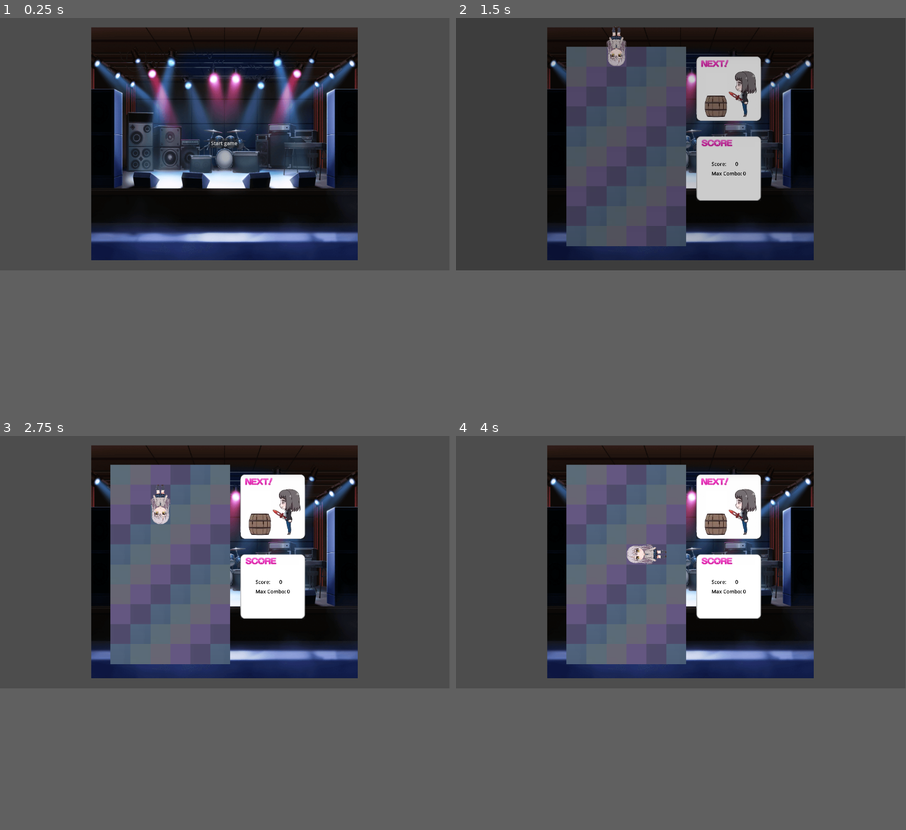
Above: before the commit, frames 1-4 (two rows, left to right).
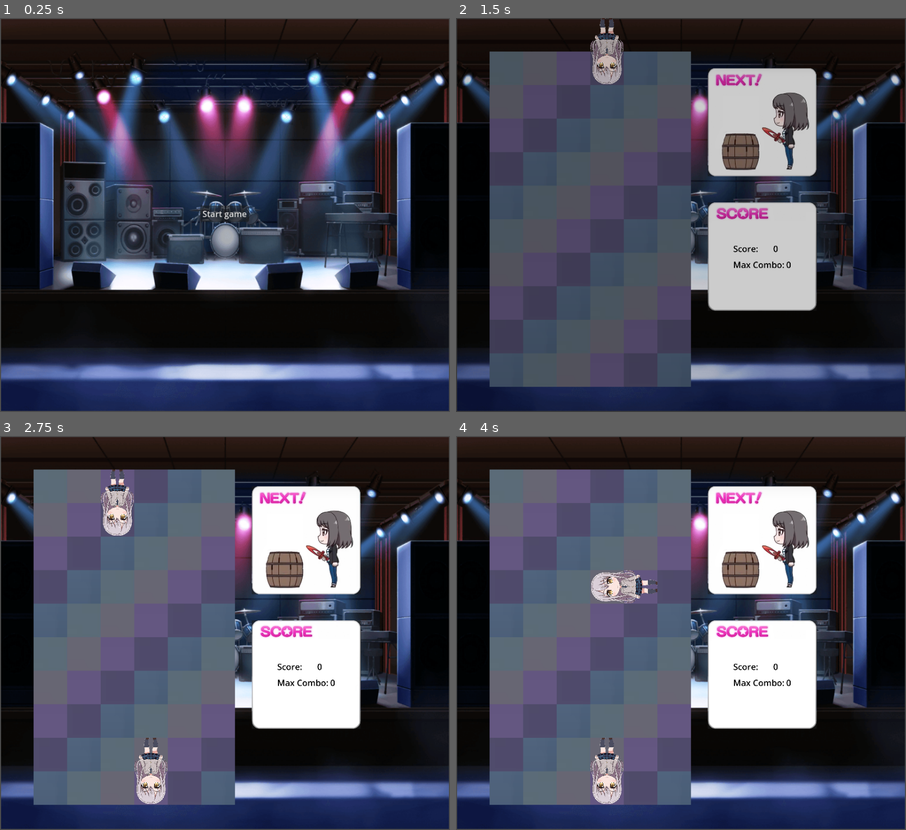
Above: after the commit, the same moments.

Repository: ZERO-94/garupa
Game: Godot game, scene res://MainScreen.tscn
The game is run twice, just before and just after one commit, with the same random seed, the same clock (stepped at 60 frames per second) and the same inputs.
Inputs:
- Up to frame 1 (0.25 s): no input
- Up to frame 2 (1.5 s): click "Start game" at 0.5 s; hold Right (ui_right) from 1.28 s (still down)
- Up to frame 3 (2.75 s): release Right (ui_right) at 2.03 s; hold Down (ui_down) from 2.03 s (still down)
- Up to frame 4 (4 s): release Down (ui_down) at 2.78 s; hold Right (ui_right) 2.78-3.53 s; hold Up (ui_up) from 3.53 s (still down)
In our replay, the window is 799x449 before the commit and 800x701 after it. These sizes can differ from the game's own. Grey fills any space a smaller window leaves; there, only what the larger window draws over its background counts as a difference.

The runs differ from the first frame. In frame 1, 72% of the frame differs, in the area x 0-100%, y 0-100%; in frame 2, 78%; in frame 3, 82%; in frame 4, 82%.

Commit message:
refactor structure and movement system

Diff:
--- a/Playground.gd
+++ b/Playground.gd
@@ -2,51 +2,64 @@
 
 const CharacterBlock = preload("res://src/characters/common/CharacterBlock.gd");
 const BlockNode = preload("res://src/characters/common/BlockNode.gd");
+const DEFAULT_SPEED = 1.0;
 
 var playground_in_matrix: Array[Array];
 var current_block: CharacterBlock = null;
-var speed = 1.0;
+var speed = DEFAULT_SPEED;
 var steps = 0;
 var steps_req = 50;
 var is_in_combo = false;
+var score = 0;
+var max_combo = 0;
+var combo = 0;
+
+var spawned_chars: Array[String] = [];
 
 func new_game():
-	speed = 1.0;
+	speed = DEFAULT_SPEED;
 	steps = 0;
+	is_in_combo = false;
+	current_block = null;
+
+func _physics_process(delta):
 	calculate_matrix();
+	if is_in_combo:
+		var is_changed = recalculate_blocks_position();
+		if is_changed:
+			calculate_matrix();
+		clear_blocks();
+
+	#No element to interact so do nothing until got new block from spawner
+	if !is_in_combo and current_block == null:
+		return;
+
+	if current_block:
+		handle_input();
+		steps += speed;
+		if steps > steps_req:
+			var matrix_before_move = playground_in_matrix;
+			var is_out_of_bottom = false;
+			for node in current_block.get_block_nodes():
+				if node.get_matrix_position().y + 1 == GlobalConfig.COL:
+					is_out_of_bottom = true;
+					break;
+			var collided = null;
+			#replace with physic boundary later
+			if !is_out_of_bottom:
+				collided = current_block.move_down();
+			if is_out_of_bottom or collided:
+				current_block = null;
+				is_in_combo = true;
+			calculate_matrix();
+			steps = 0;
 
 func set_current_block(block: CharacterBlock):
 	current_block = block;
+	steps = 0;
+	speed = DEFAULT_SPEED;
+	spawned_chars.append(block.get_band() + "/" + block.name);
 	add_child(current_block);
-
-func is_current_block_landed():
-	var blocks = get_children();
-	for block in blocks:
-		if block.name != current_block.name:
-			for b in block.get_block_nodes():
-				if current_block.is_landed_on_node(b.global_position):
-					return true;
-
-	if current_block.is_landed_on_node(Vector2(current_block.position.x, GlobalConfig.BOTTM_BOUNDARY + GlobalConfig.BLOCK_SIZE / 2)):
-		return true;
-
-	return false;
-
-func is_collided_other_blocks(block: CharacterBlock):
-	var nodes = block.get_block_nodes();
-	#check if collide
-	for node in nodes:
-		var node_matrix_position = node.get_matrix_position();
-		if node_matrix_position.x < 0 or node_matrix_position.x > GlobalConfig.ROW - 1 or node_matrix_position.y < 0 or node_matrix_position.y > GlobalConfig.COL - 1:
-			return true;
-		for i in range(GlobalConfig.ROW):
-			for j in range(GlobalConfig.COL):
-				if playground_in_matrix[i][j] != null:
-					if playground_in_matrix[i][j].name == block.name:
-						continue;
-					if node_matrix_position.x == i and node_matrix_position.y == j:
-						return true;
-	return false;
 
 func calculate_matrix() -> Array[Array]:
 	var blocks_pg = get_children() as Array[CharacterBlock];
@@ -65,23 +78,22 @@
 	playground_in_matrix = map;
 	return map;
 
-func recalculate_blocks_position():
+func recalculate_blocks_position() -> bool:
 	var calculated_chars = [];
-	for j in range(7, -1, -1):
-		for i in range(5, -1, -1):
-			if playground_in_matrix[i][j] == null:
-				continue;
-			if(calculated_chars.find(playground_in_matrix[i][j].name) != -1):
+	var is_changed = false;
+	for j in range(GlobalConfig.COL - 1, -1, -1):
+		for i in range(GlobalConfig.ROW - 1, -1, -1):
+			if playground_in_matrix[i][j] == null or calculated_chars.find(playground_in_matrix[i][j].name) != -1:
 				continue;
 			calculated_chars.append(playground_in_matrix[i][j].name);
 			var block = get_node(NodePath(playground_in_matrix[i][j].name)) as CharacterBlock;
-			var bottom_blocks = block.get_bottom_nodes();
+			var nodes = block.get_block_nodes();
 			var max_drop_gaps = [];
-			for b in bottom_blocks:
+			for b in nodes:
 				var node_matrix_position = b.get_matrix_position();
 				var max_drop_gap = GlobalConfig.COL - 1 - node_matrix_position.y;
 				for k in range(node_matrix_position.y + 1, GlobalConfig.COL):
-					if playground_in_matrix[node_matrix_position.x][k] != null:
+					if playground_in_matrix[node_matrix_position.x][k] != null and playground_in_matrix[node_matrix_position.x][k].name != block.name:
 						max_drop_gap = (k - 1) - node_matrix_position.y;
 						break;
 				max_drop_gaps.append(max_drop_gap);
@@ -89,6 +101,49 @@
 			var final_max_drop_gap = max_drop_gaps.min();
 
 			if final_max_drop_gap > 0:
+				#since the movement is by frame so need to update this manually for recalculate
+				for b in nodes:
+					var node_matrix_position = b.get_matrix_position();
+					playground_in_matrix[node_matrix_position.x][node_matrix_position.y] = null;
+					playground_in_matrix[node_matrix_position.x][node_matrix_position.y + final_max_drop_gap] = {"name": block.name, "band": block.get_band()};
 				block.global_position.y += final_max_drop_gap * GlobalConfig.BLOCK_SIZE;
-				calculate_matrix();
-	calculate_matrix();
+				is_changed = true;
+	return is_changed;
+
+func handle_input():
+	if Input.is_action_just_pressed("ui_right"):
+		current_block.move_right();
+	if Input.is_action_just_pressed("ui_left"):
+		current_block.move_left();
+	if Input.is_action_just_pressed("ui_up"):
+		current_block.rotate_char();
+	if Input.is_action_pressed("ui_down"):
+		speed = 15.0;
+	if Input.is_action_just_released("ui_down"):
+		speed = DEFAULT_SPEED;
+
+func clear_blocks():
+	var matrix = CommonUtils.set_matrix_for_visting(playground_in_matrix);
+	var checked_bands = {};
+	var cleared_blocks = [];
+	for i in range(GlobalConfig.ROW):
+		for j in range(GlobalConfig.COL):
+			if(matrix[i][j] != null and matrix[i][j].visited == false and checked_bands.find_key(matrix[i][j].band) == null):
+				checked_bands[matrix[i][j].band] = CommonUtils.traverse_matrix(matrix, i, j, matrix[i][j].band);
+	var number_of_cleared_bands = 0;
+	for current_band in checked_bands:
+		if(checked_bands[current_band] == 10): #There are 5 members in a band
+			number_of_cleared_bands += 1;
+			var tmp = get_tree().get_nodes_in_group("band:" + current_band);
+			for block in tmp:
+				cleared_blocks.append(block);
+				var current_block_file_name = current_band + "/" + block.name;
+				spawned_chars.erase(current_block_file_name);
+				block.queue_free();
+	self.is_in_combo = cleared_blocks.size() > 0;
+	if cleared_blocks.size() > 0:
+		max_combo = max(max_combo, combo);
+		combo += number_of_cleared_bands;
+		score += number_of_cleared_bands * 500 + (number_of_cleared_bands - 1) * 100;
+	else:
+		combo = 0;
--- a/Spawner.gd
+++ b/Spawner.gd
@@ -28,8 +28,7 @@
 	"pasupare/Maya",
 	"pasupare/Eve",
 ]
-var available_characters = CHARACTERS;
-var spawned_characters = [];
+var available_characters = CHARACTERS.duplicate();
 
 var size = 64;
 
@@ -44,7 +43,6 @@
 
 func create_block() -> CharacterBlock:
 	var character = available_characters[randi() % available_characters.size()];
-	spawned_characters.append(character);
 	available_characters.erase(character);
 	var new_block: CharacterBlock = load("res://blocks/characters/" + character + ".tscn").instantiate() as CharacterBlock;
 	#make the block upside down
--- a/blocks/common/BlockNode.tscn
+++ b/blocks/common/BlockNode.tscn
@@ -1,14 +1,6 @@
-[gd_scene load_steps=3 format=3 uid="uid://iymrq4uxq8vk"]
+[gd_scene load_steps=2 format=3 uid="uid://iymrq4uxq8vk"]
 
 [ext_resource type="Script" path="res://src/characters/common/BlockNode.gd" id="1_4b4re"]
 
-[sub_resource type="RectangleShape2D" id="RectangleShape2D_rgt37"]
-size = Vector2(64, 64)
-
 [node name="BlockNode" type="Node2D"]
 script = ExtResource("1_4b4re")
-
-[node name="CharacterBody2D" type="CharacterBody2D" parent="." groups=["block"]]
-
-[node name="CollisionShape2D" type="CollisionShape2D" parent="CharacterBody2D"]
-shape = SubResource("RectangleShape2D_rgt37")
--- a/blocks/common/CharacterBlock.tscn
+++ b/blocks/common/CharacterBlock.tscn
@@ -1,11 +1,18 @@
-[gd_scene load_steps=4 format=3 uid="uid://cmkeu3guqfma6"]
+[gd_scene load_steps=5 format=3 uid="uid://cmkeu3guqfma6"]
 
 [ext_resource type="Script" path="res://src/characters/common/CharacterBlock.gd" id="1_qftxr"]
 [ext_resource type="Texture2D" uid="uid://yc8trhj7kxbe" path="res://assets/hikawa-sayo.png" id="2_5nesf"]
 [ext_resource type="PackedScene" uid="uid://iymrq4uxq8vk" path="res://blocks/common/BlockNode.tscn" id="2_t2n61"]
 
-[node name="CharacterBlock" type="Node2D"]
+[sub_resource type="RectangleShape2D" id="RectangleShape2D_t158a"]
+size = Vector2(63.9, 127.9)
+
+[node name="CharacterBlock" type="CharacterBody2D"]
 script = ExtResource("1_qftxr")
+
+[node name="CollisionShape2D" type="CollisionShape2D" parent="."]
+position = Vector2(0, 32)
+shape = SubResource("RectangleShape2D_t158a")
 
 [node name="BlockNode" parent="." instance=ExtResource("2_t2n61")]
 
--- a/project.godot
+++ b/project.godot
@@ -19,6 +19,13 @@
 
 GlobalConfig="*res://nodes/GlobalConfig.gd"
 ScreenTransition="*res://screens/ScreenTransition.tscn"
+CommonUtils="*res://src/utils/CommonUtils.gd"
+
+[display]
+
+window/size/viewport_width=858
+window/size/viewport_height=752
+window/stretch/mode="viewport"
 
 [global_group]
 
--- a/screens/GameScreen.tscn
+++ b/screens/GameScreen.tscn
@@ -259,33 +259,35 @@
 [node name="GameScreen" type="Node2D"]
 script = ExtResource("1_6uyb2")
 
-[node name="Sprite2D" type="Sprite2D" parent="."]
+[node name="BackgroundContainer" type="Node2D" parent="."]
+
+[node name="MainBackground" type="Sprite2D" parent="BackgroundContainer"]
 position = Vector2(428.996, 376.037)
 scale = Vector2(0.833992, 0.730362)
 texture = ExtResource("2_n5mt2")
 
-[node name="TileMap2" type="TileMapLayer" parent="."]
+[node name="PlaygroundMap" type="TileMapLayer" parent="BackgroundContainer"]
 use_parent_material = true
 position = Vector2(64, 64)
 tile_map_data = PackedByteArray("AAAAAAAAAAABAAEAAAABAAAAAAADAAAAAAABAAEAAAAGAAAAAAAAAAEAAAADAAAAAAACAAAAAAAGAAAAAAADAA …(880 unchanged characters)…
 tile_set = SubResource("TileSet_e343f")
 
+[node name="Playground" type="Node2D" parent="."]
+script = ExtResource("5_cxfy4")
+
 [node name="Spawner" type="Node2D" parent="."]
 position = Vector2(192, 64)
 script = ExtResource("4_443pw")
 
-[node name="Playground" type="Node2D" parent="."]
-script = ExtResource("5_cxfy4")
-
-[node name="PanelContainer" type="PanelContainer" parent="."]
-offset_left = 480.0
-offset_top = 96.0
-offset_right = 1172.0
-offset_bottom = 782.0
+[node name="SpawnerPanel" type="PanelContainer" parent="Spawner"]
+offset_left = 288.0
+offset_top = 32.0
+offset_right = 980.0
+offset_bottom = 718.0
 scale = Vector2(0.3, 0.3)
 metadata/_edit_use_anchors_ = true
 
-[node name="TextureRect" type="TextureRect" parent="PanelContainer"]
+[node name="TextureRect" type="TextureRect" parent="Spawner/SpawnerPanel"]
 layout_mode = 2
 texture = ExtResource("6_3blv3")
 
@@ -342,7 +344,3 @@
 theme_override_font_sizes/font_size = 54
 text = "0"
 horizontal_alignment = 1
-
-[node name="Camera2D" type="Camera2D" parent="."]
-position = Vector2(430, 377)
-zoom = Vector2(0.8, 0.8)
--- a/screens/StartScreen.tscn
+++ b/screens/StartScreen.tscn
@@ -5,10 +5,6 @@
 
 [node name="StartScreen" type="Node2D"]
 script = ExtResource("1_t2gne")
-
-[node name="Camera2D" type="Camera2D" parent="."]
-position = Vector2(430, 377)
-zoom = Vector2(0.8, 0.8)
 
 [node name="Sprite2D" type="Sprite2D" parent="."]
 position = Vector2(428.996, 376.037)
--- a/src/characters/common/CharacterBlock.gd
+++ b/src/characters/common/CharacterBlock.gd
@@ -1,4 +1,4 @@
-extends Node2D
+extends CharacterBody2D
 
 const BlockNode = preload("res://src/characters/common/BlockNode.gd");
 
@@ -11,18 +11,25 @@
 func rotate_char():
 	#check if hit boundary
 	global_rotation_degrees += 90;
+	if move_and_collide(Vector2(0, 0), true):
+		global_rotation_degrees -= 90;
 
 func revert_rotate_char():
 	global_rotation_degrees -= 90;
+	if move_and_collide(Vector2(0, 0), true):
+		global_rotation_degrees += 90;
 
 func move_down(steps: int = 1):
-	position.y += steps * SINGLE_BLOCK_SIZE;
+	return move_and_collide(Vector2(0, steps * SINGLE_BLOCK_SIZE));
+
+func move_up(steps: int = 1):
+	return move_and_collide(Vector2(0, -(steps * SINGLE_BLOCK_SIZE)));
 
 func move_right():
-	position.x += SINGLE_BLOCK_SIZE;
+	return move_and_collide(Vector2(SINGLE_BLOCK_SIZE, 0));
 
 func move_left():
-	position.x -= SINGLE_BLOCK_SIZE;
+	return move_and_collide(Vector2(-SINGLE_BLOCK_SIZE, 0));
 
 func get_block_nodes() -> Array[BlockNode]:
 	var arr: Array[BlockNode] = [];
@@ -49,13 +56,12 @@
 			bottom_nodes.append(node as BlockNode);
 	return bottom_nodes;
 
-func is_landed_on_node(below_node_position: Vector2):
-	if below_node_position == null:
-		return false;
-	var nodes = get_block_nodes();
-	for n in nodes:
-		if round(n.global_position.x) == round(below_node_position.x) and round(n.global_position.y) + SINGLE_BLOCK_SIZE == round(below_node_position.y):
-			return true;
+func is_landed_on_nodes(below_node_positions: Array[Vector2]):
+	var nodes = get_bottom_nodes();
+	for below_node_position in below_node_positions:
+		for n in nodes:
+			if round(n.global_position.x) == round(below_node_position.x) and round(n.global_position.y) + SINGLE_BLOCK_SIZE == round(below_node_position.y):
+				return true;
 	return false
 
 func get_band() -> String :
--- a/src/characters/roselia/Sayo.gd
+++ b/src/characters/roselia/Sayo.gd
@@ -1 +1 @@
-extends "../CharacterBlock.gd"
+extends "../common/CharacterBlock.gd"
--- a/src/screens/GameScreen.gd
+++ b/src/screens/GameScreen.gd
@@ -1,123 +1,23 @@
 extends Node2D
 
-const Playround = preload("res://Playground.gd");
-const Spawner = preload("res://Spawner.gd");
-
-var playground = null;
-var spawner = null;
-var score = 0;
-var max_combo = 0;
-var combo = 0;
-
+const CharacterBlock = preload("res://src/characters/common/CharacterBlock.gd");
 
 func _ready():
-	playground = $Playground;
-	spawner = $Spawner;
-	playground.new_game();
+	$Playground.new_game();
 
 func _physics_process(delta):
 	update_ui();
-	playground.calculate_matrix();
 
-	if(playground.is_in_combo):
-		playground.recalculate_blocks_position();
-		clear_blocks();
-		return;
-
-	if playground.current_block == null:
-		var new_block = spawner.create_block();
-		playground.set_current_block(new_block);
-
-	if playground.is_current_block_landed():
-		var tmp = playground.current_block;
-		playground.current_block = null;
-		playground.is_in_combo = true;
-		return;
-
-	handle_input();
-
-	playground.steps += playground.speed;
-	if playground.steps > playground.steps_req:
-		playground.current_block.move_down();
-		playground.steps = 0;
-
-#TODO: enhance with combo later
-func clear_blocks():
-	var matrix: Array[Array] = [];
-	for i in range(GlobalConfig.ROW):
-		var cols = [];
-		for j in range(GlobalConfig.COL):
-			if playground.playground_in_matrix[i][j] != null:
-				cols.append({
-					"name": playground.playground_in_matrix[i][j].name,
-					"band": playground.playground_in_matrix[i][j].band,
-					"visited": false
-				});
-			else:
-				cols.append(null);
-		matrix.append(cols);
-
-	var checked_bands = {};
-	for i in range(GlobalConfig.ROW):
-		for j in range(GlobalConfig.COL):
-			if(matrix[i][j] != null and matrix[i][j].visited == false and checked_bands.find_key(matrix[i][j].band) == null):
-				checked_bands[matrix[i][j].band] = traverse_matrix(matrix, i, j, matrix[i][j].band);
-	var in_combo_this_check = false;
-	for current_band in checked_bands:
-		if(checked_bands[current_band] == 10): #There are 5 members in a band
-			in_combo_this_check = true;
-			combo += 1;
-			score += 5 * 50; #will put the score inget_nodes_in_group character themselves
-			var tmp = playground.get_tree().get_nodes_in_group("band:" + current_band);
-			for block in tmp:
-				spawner.available_characters.append(current_band + "/" + block.name);
-				spawner.spawned_characters.erase(current_band  + "/" + block.name);
-				block.queue_free();
-
-	playground.is_in_combo = in_combo_this_check;
-
-	if !in_combo_this_check:
-		max_combo = max(max_combo, combo);
-		combo = 0;
+	if !$Playground.is_in_combo and $Playground.current_block == null:
+		#update date spawner available characters before spawning new block
+		for char in $Playground.spawned_chars:
+			if $Spawner.available_characters.find(char) == -1:
+				$Spawner.available_characters.append(char);
+		var new_block = $Spawner.create_block();
+		$Playground.set_current_block(new_block);
 
 func update_ui():
 	var score_label = get_node(NodePath("ScorePanel/CenterContainer/VSplitContainer/ScoreContainer/ScoreText"));
-	score_label.text = str(score);
+	score_label.text = str($Playground.score);
 	var combo_label = get_node(NodePath("ScorePanel/CenterContainer/VSplitContainer/MaxComboContainer/MaxComboText"));
-	combo_label.text = str(max_combo);
-
-func traverse_matrix(matrix, start_x, start_y, current_band):
-	var x = start_x;
-	var y = start_y;
-	var count = 0;
-	var current_block = matrix[x][y];
-	if  current_block ==null || current_block.visited == true || current_block.band != current_band:
-		return count;
-
-	current_block.visited = true;
-	count +=1;
-	if x + 1 < GlobalConfig.ROW and matrix[x + 1][y] != null:
-		count += traverse_matrix(matrix, x + 1, y, current_band);
-	if x - 1 >= 0 and matrix[x - 1][y] != null:
-		count += traverse_matrix(matrix, x - 1, y, current_band);
-	if y + 1 < GlobalConfig.COL and matrix[x][y + 1] != null:
-		count += traverse_matrix(matrix, x, y + 1, current_band);
-	if y - 1 >= 0 and matrix[x][y - 1] != null:
-		count += traverse_matrix(matrix, x, y - 1, current_band);
-	return count;
-
-func handle_input():
-	if Input.is_action_just_pressed("ui_right"):
-		playground.current_block.move_right();
-		if playground.is_collided_other_blocks(playground.current_block):
-			playground.current_block.move_left();
-	if Input.is_action_just_pressed("ui_left"):
-		playground.current_block.move_left();
-		if playground.is_collided_other_blocks(playground.current_block):
-			playground.current_block.move_right();
-	if Input.is_action_just_pressed("ui_up"):
-		playground.current_block.rotate_char();
-		if playground.is_collided_other_blocks(playground.current_block):
-			playground.current_block.revert_rotate_char();
-	if Input.is_action_just_pressed("ui_down"):
-		playground.current_block.move_down();
+	combo_label.text = str($Playground.max_combo);
--- /dev/null
+++ b/src/utils/CommonUtils.gd
@@ -0,0 +1,35 @@
+extends Node2D
+
+static func traverse_matrix(matrix, start_x, start_y, current_band):
+	var x = start_x;
+	var y = start_y;
+	var count = 0;
+	var current_block = matrix[x][y];
+	if  current_block ==null || current_block.visited == true || current_block.band != current_band:
+		return count;
+
+	current_block.visited = true;
+	count +=1;
+	if x + 1 < GlobalConfig.ROW and matrix[x + 1][y] != null:
+		count += traverse_matrix(matrix, x + 1, y, current_band);
+	if x - 1 >= 0 and matrix[x - 1][y] != null:
+		count += traverse_matrix(matrix, x - 1, y, current_band);
+	if y + 1 < GlobalConfig.COL and matrix[x][y + 1] != null:
+		count += traverse_matrix(matrix, x, y + 1, current_band);
+	if y - 1 >= 0 and matrix[x][y - 1] != null:
+		count += traverse_matrix(matrix, x, y - 1, current_band);
+	return count;
+
+static func set_matrix_for_visting(raw_matrix):
+	var matrix: Array[Array] = [];
+	for i in range(GlobalConfig.ROW):
+		var cols = [];
+		for j in range(GlobalConfig.COL):
+			if raw_matrix[i][j] != null:
+				var clone = raw_matrix[i][j].duplicate();
+				clone.visited = false;
+				cols.append(clone);
+			else:
+				cols.append(null);
+		matrix.append(cols);
+	return matrix;
